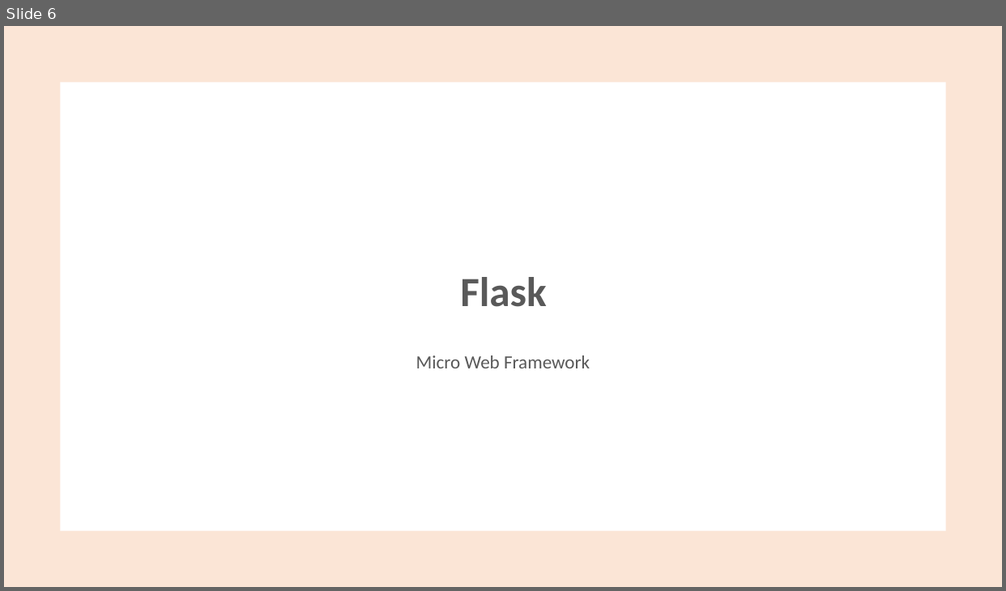
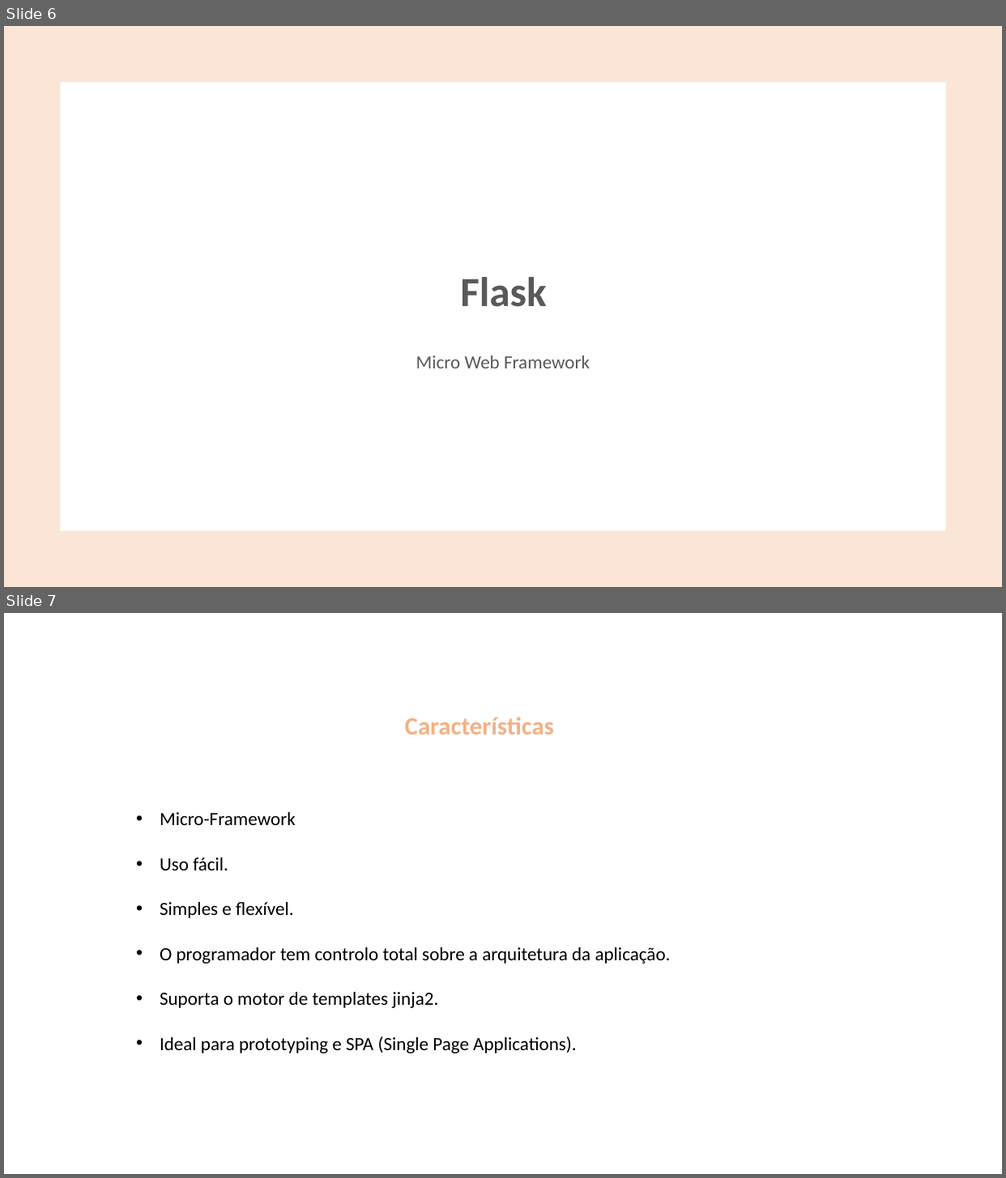
Before and after one commit to JoaoGome/SPLN_TPs, a slide deck: TP1/apresentacao.pptx. Shown one above the other, each under a label of ours: slide 6 before the commit, slides 6 and 7 after it. The pictures are 1006x591 and 1006x1178 pixels, drawn with LibreOffice and Linux fonts; fonts in the diff are those of the drawing. Boxes give left, top, right and bottom in pixels: in the first picture for what was removed or moved away, otherwise in the second. Text is boxed around its words. In the diff, an @@ line names an element or a change of style, - is before the commit and + after.

```diff
--- a/TP1/apresentacao.pptx
+++ b/TP1/apresentacao.pptx
@@ slide 7 added at box(4, 613, 1002, 1174), background #FFFFFF @@
@@ text added at box(160, 717, 671, 1054), 18 pt, text #000000 @@
+Características
+• Micro-Framework
+• Uso fácil.
+• Simples e flexível.
+• O programador tem controlo total sobre a arquitetura da aplicação.
+• Suporta o motor de templates jinja2.
+• Ideal para prototyping e SPA (Single Page Applications).
```
Also in this commit, not shown: 1 slide changed, 2 slides removed, 8 other files.
